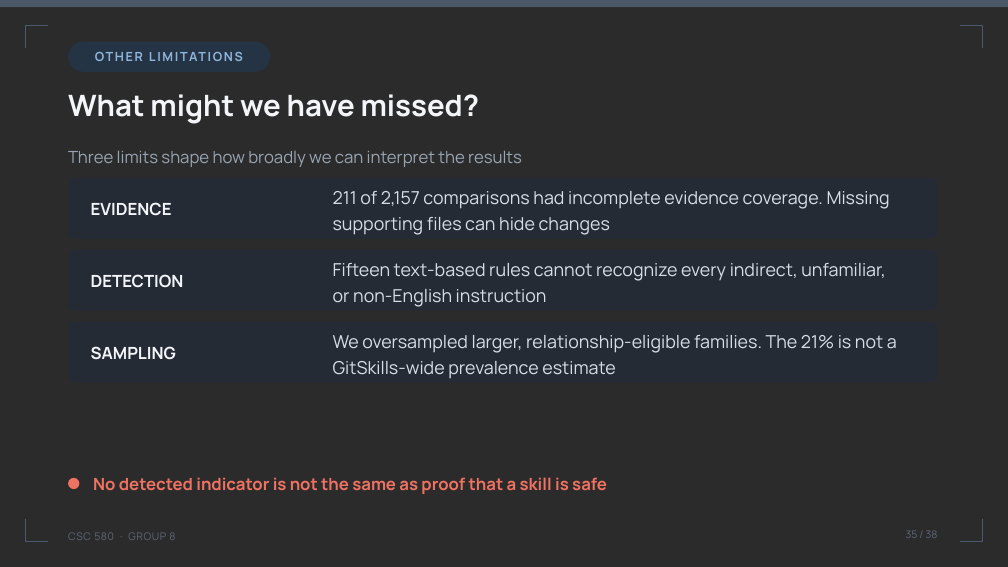
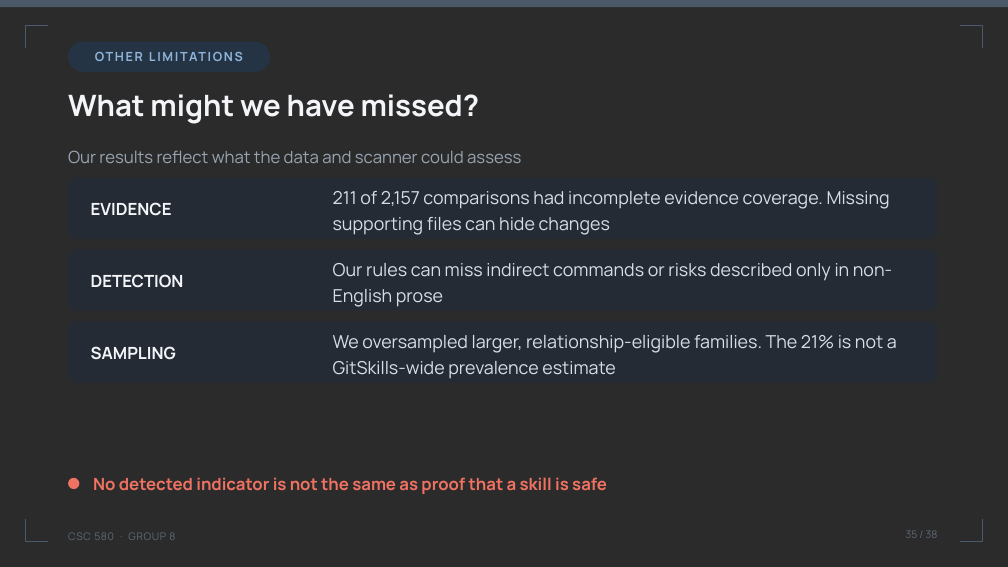
Before and after one commit to umdnp/csc580-project8, a slide deck: slide 35 of docs/group8_final_presentation.pptx. Drawn at 1008x567 pixels with LibreOffice and Linux fonts; fonts in the diff are those of the drawing; background and template pictures are left out; a plain dark background stands for a picture behind light text. Boxes give left, top, right and bottom in pixels: in the first picture for what was removed or moved away, otherwise in the second. Text is boxed around its words. In the diff, an @@ line names an element or a change of style, - is before the commit and + after.

```diff
--- a/docs/group8_final_presentation.pptx
+++ b/docs/group8_final_presentation.pptx
@@ text at box(68, 150, 521, 163): text changed @@
-Three limits shape how broadly we can interpret the results
+Our results reflect what the data and scanner could assess
@@ text at box(333, 263, 892, 307): text changed @@
-Fifteen text-based rules cannot recognize every indirect, unfamiliar, or non-English instruction
+Our rules can miss indirect commands or risks described only in non-English prose
```
Also in this commit, not shown: 25 other slides changed.
